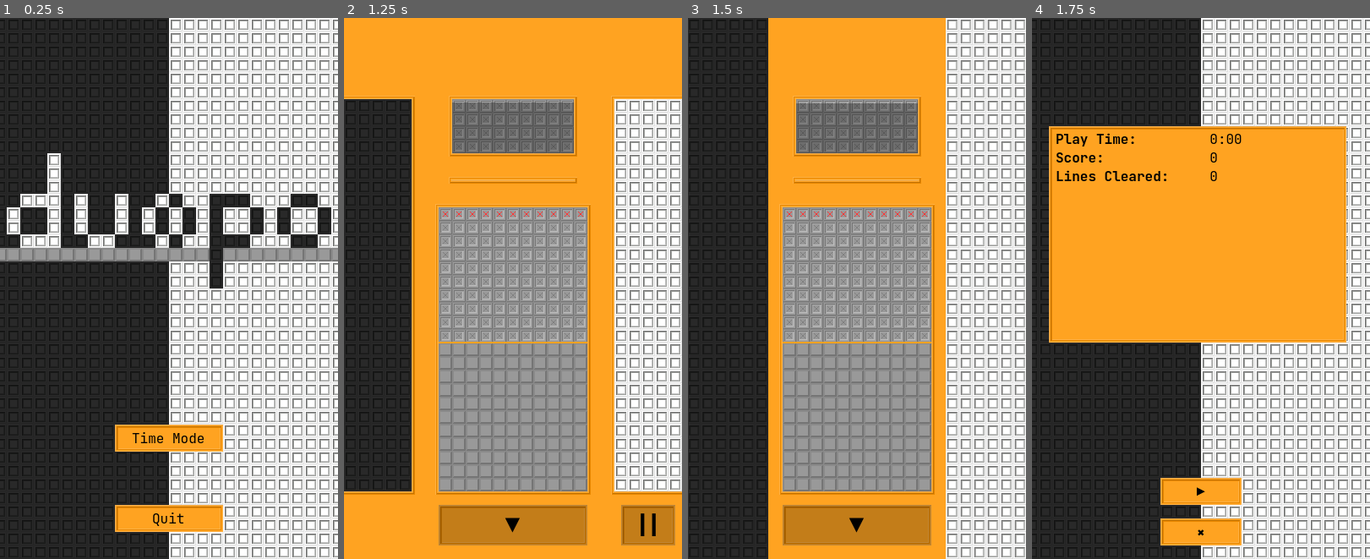
Above: before the commit, frames 1-4 (left to right).
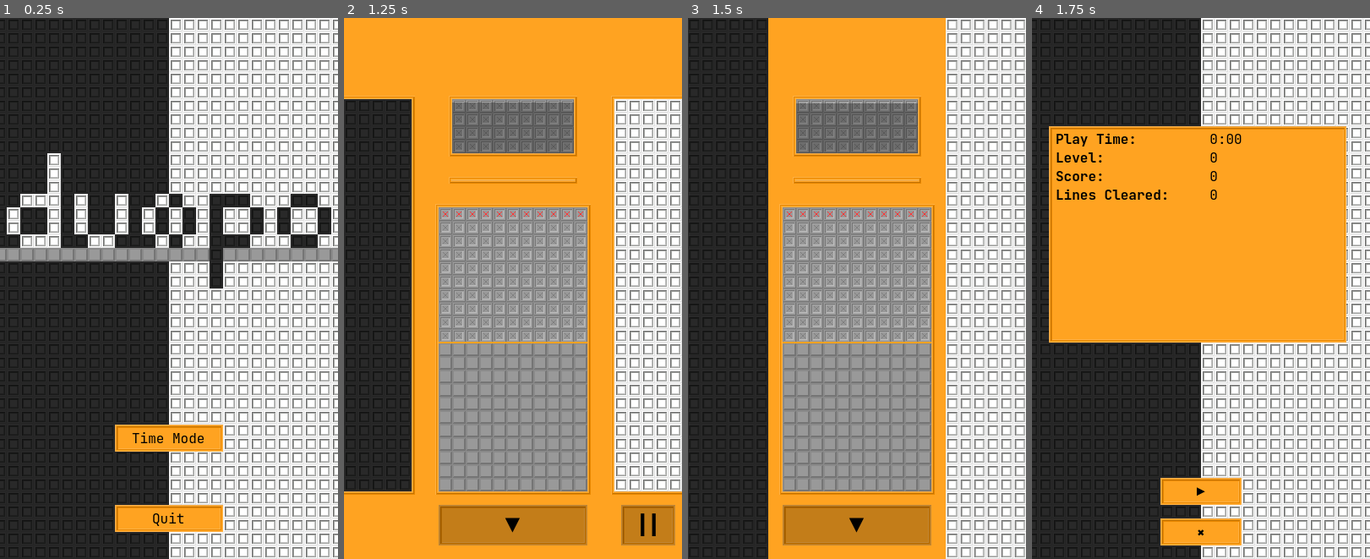
Above: after the commit, the same moments.

Repository: ka-puna/duopo
Game: Godot game, scene res://src/main.tscn
Two runs of this game, one before a commit and one after it. Both use one fixed random seed, a clock stepped at 60 frames per second and the inputs below.
Inputs:
- Up to frame 1 (0.25 s): no input
- Up to frame 2 (1.25 s): click "Time Mode" at 0.5 s
- Up to frame 3 (1.5 s): click "||" at 1.25 s
- Up to frame 4 (1.75 s): no input

Frames 1-3 are identical in both runs. In frame 4, 0.7% of the frame differs, in the area x 7-55%, y 24-34%.

Commit message:
Add level and cycle_period-related variables. Score and lines cleared are used to update level after each line clear. Level variable is used to determine cycle period.

Diff:
--- a/src/scene/time_mode.gd
+++ b/src/scene/time_mode.gd
@@ -6,7 +6,10 @@
 @export var drop_width = 9
 @onready var run_time = 0
 @onready var score = 0
-@onready var lines_cleared = 0
+@onready var init_cycle_period = cycle_period
+@onready var max_cycle_period = cycle_period * 2
+@onready var level = 0: set = set_level
+@onready var lines_cleared = 0: set = set_lines_cleared
 var match_rows: Callable
 
 
@@ -38,6 +41,7 @@
 func get_stats() -> Dictionary:
 	var stats = {
 		"Play Time": "%d:%02d" % [run_time / 60, int(run_time) % 60],
+		"Level": level,
 		"Score": score,
 		"Lines Cleared": lines_cleared,
 	}
@@ -56,6 +60,27 @@
 		score += matched_rows**2 * 100
 		lines_cleared += matched_rows
 	return result
+
+
+func set_level(value: int):
+	level = value
+	# Update cycle_period.
+	var new_cycle_period = init_cycle_period * (1.1 - 0.1 * exp(0.044 * level))
+	cycle_period = clampf(new_cycle_period, 1, max_cycle_period)
+
+
+func set_lines_cleared(value: int):
+	lines_cleared = value
+	update_level()
+
+
+func update_level():
+	var score_level = floori(score * 0.0004 - level * 0.4)
+	var line_level = floori(lines_cleared * 0.1)
+	var min_level = mini(score_level, line_level)
+	if min_level > level:
+		score += 1000
+		set_level(min_level)
 
 
 func _on_tile_mouse_event(tile: Vector2i, button: MouseButtonMask, pressed: bool):
